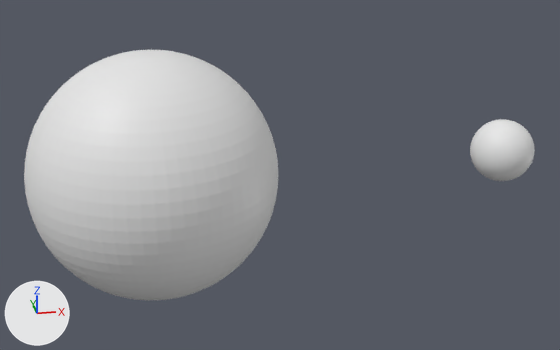
A saved change to the Blender file blender_files/earth.blend.
Before and after are seen from a camera (50 mm lens) standing at (0.07, -5.87, 2.45) and looking at (1.02, -0.01, -0.06). The axes (+X, +Y, +Z) are drawn at lower left. The lights are the same throughout. The first picture is the older version.

Script lines for the objects in view, before the commit:
```python
me_sphere = bpy.data.meshes.new('Sphere')
me_sphere.from_pydata(...)  # 1986 vertices, 2048 faces; spans x -1.0..1.0, y -1.0..1.0, z -1.0..1.0
me_sphere.materials.append(mat_earth_material)  # its picture is missing
me_sphere_001 = bpy.data.meshes.new('Sphere.001')
me_sphere_001.from_pydata(...)  # 1106 vertices, 1152 faces; spans x -0.27..0.27, y -0.27..0.27, z -0.27..0.27
me_sphere_001.materials.append(mat_moon_material)  # its picture is missing
ob_earth = bpy.data.objects.new('Earth', me_sphere)
ob_earth.location = (0.0, 0.0, 0.0)
ob_earth.rotation_mode = 'AXIS_ANGLE'
ob_earth.rotation_axis_angle = (0.0, 0.0, 0.0, 1.0)
ob_moon = bpy.data.objects.new('Moon', me_sphere_001)
ob_moon.location = (2.999, 0.075, 0.0)
ob_moon.rotation_euler = (1.571, 0.0, 1.596)  # degrees (90, 0, 91)
```
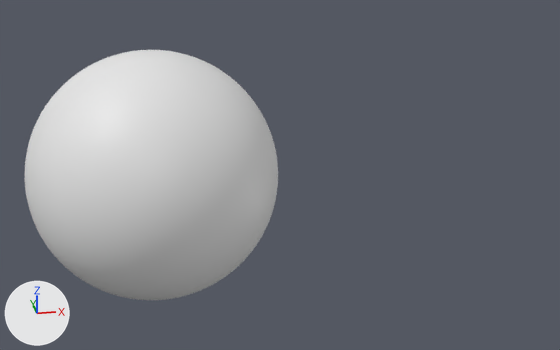
Location of each change, (x1, y1, x2, y2) in pixels of the pictures (560 x 350 px):
'Moon', deleted: before (470, 119, 535, 181)

What changed in the scene script:
```text
Remove ob_moon:
    ob_moon = bpy.data.objects.new('Moon', me_sphere_001)
    ob_moon.location = (2.999, 0.075, 0.0)
    ob_moon.rotation_euler = (1.571, 0.0, 1.596)  # degrees (90, 0, 91)
```
